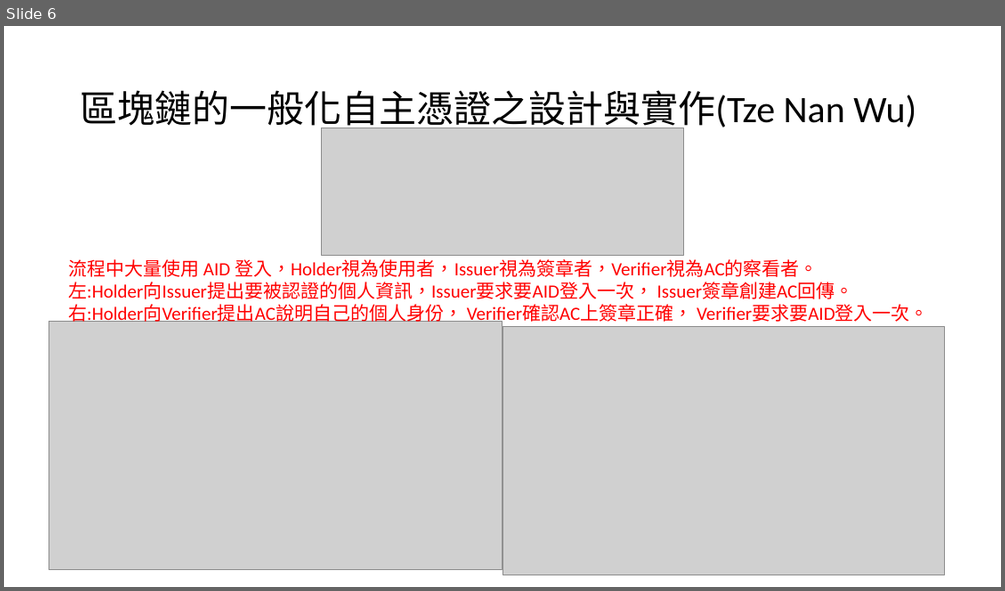
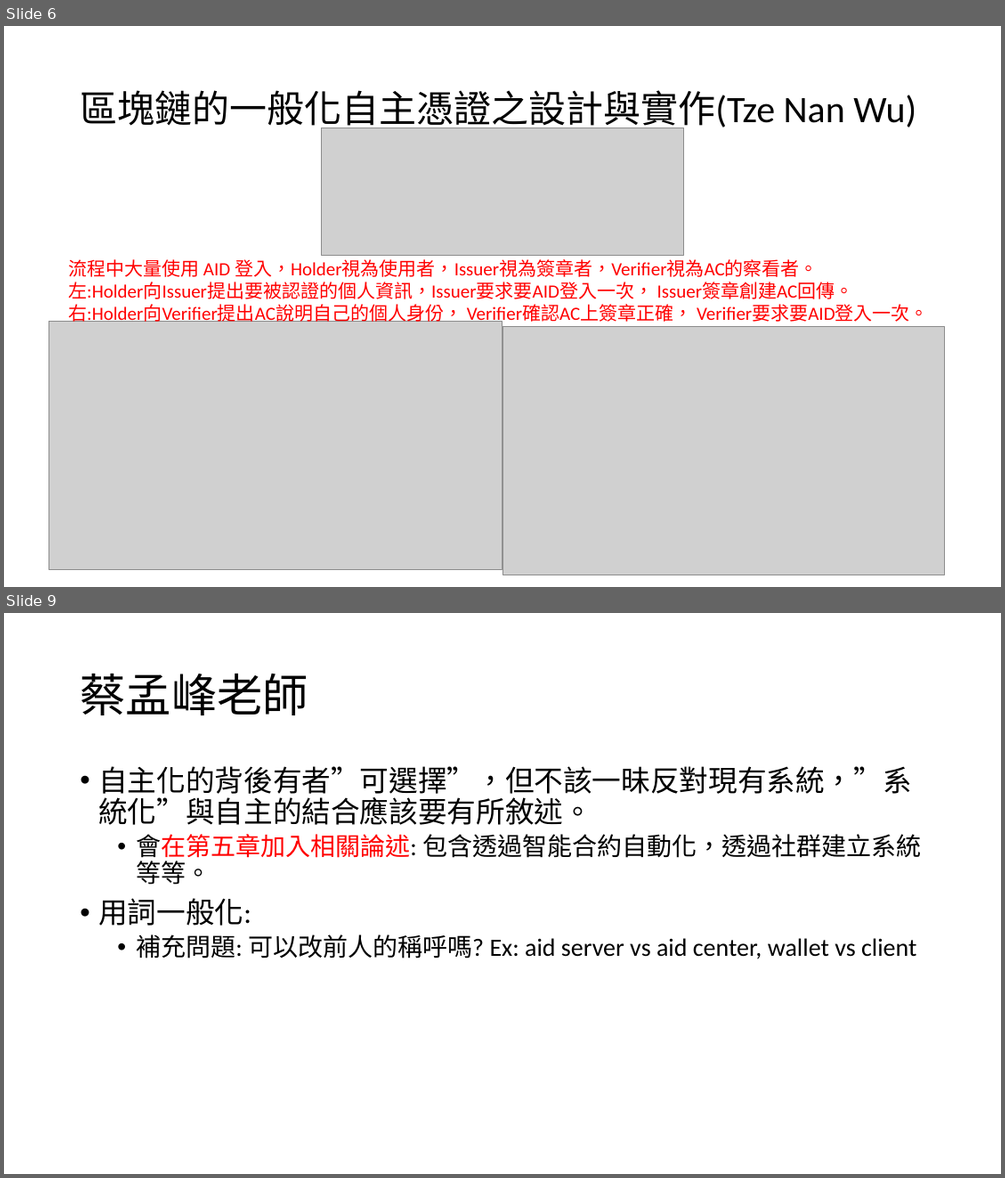
Before and after one commit to leon123858/aid-paper, a slide deck: docs/口試後修改.pptx. Shown one above the other, each under a label of ours: slide 6 before the commit, slides 6 and 9 after it; the slides between them are not shown. The pictures are 1005x591 and 1005x1178 pixels, drawn with LibreOffice and Linux fonts; fonts in the diff are those of the drawing; grey boxes stand for pictures. Boxes give left, top, right and bottom in pixels: in the first picture for what was removed or moved away, otherwise in the second. Text is boxed around its words. In the diff, an @@ line names an element or a change of style, - is before the commit and + after.

```diff
--- a/docs/口試後修改.pptx
+++ b/docs/口試後修改.pptx
@@ slide 9 added at box(4, 613, 1001, 1174), background #FFFFFF @@
@@ title added at box(80, 674, 308, 715), 44 pt, text #000000 @@
+蔡孟峰老師
@@ text added at box(98, 766, 921, 959), 24 pt, text #000000 @@
+• 自主化的背後有者”可選擇”，但不該一昧反對現有系統，”系統化”與自主的結合應該要有所敘述。
+  • 會在第五章加入相關論述: 包含透過智能合約自動化，透過社群建立系統等等。
+• 用詞一般化:
+  • 補充問題: 可以改前人的稱呼嗎? Ex: aid server vs aid center, wallet vs client
```
Also in this commit, not shown: 4 slides changed, 4 other slides added.
